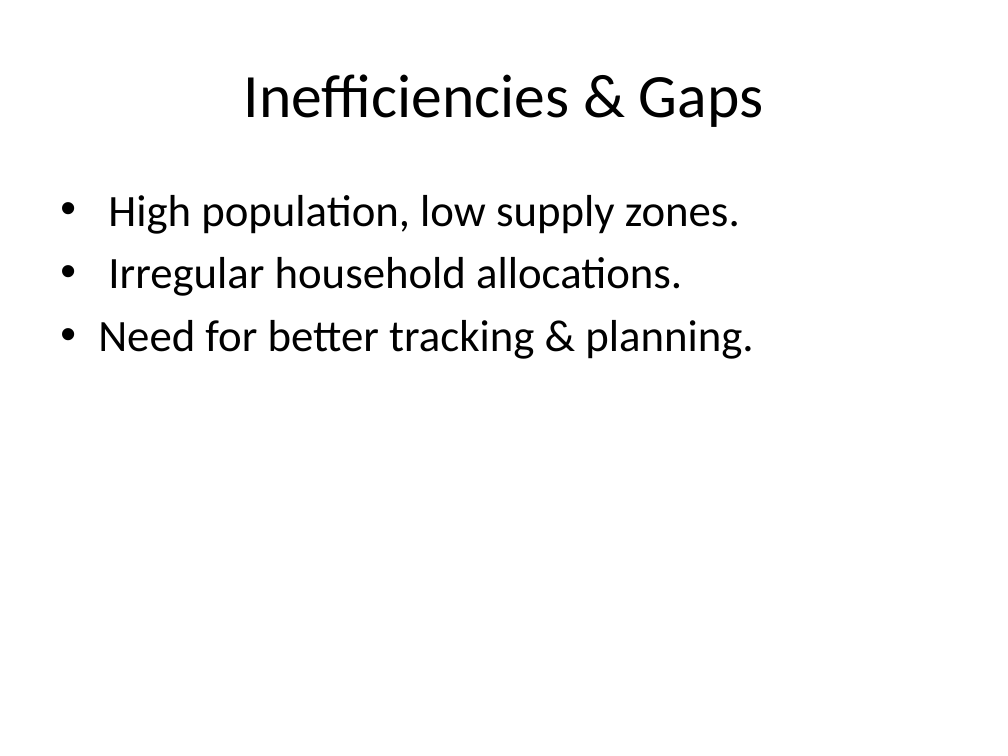
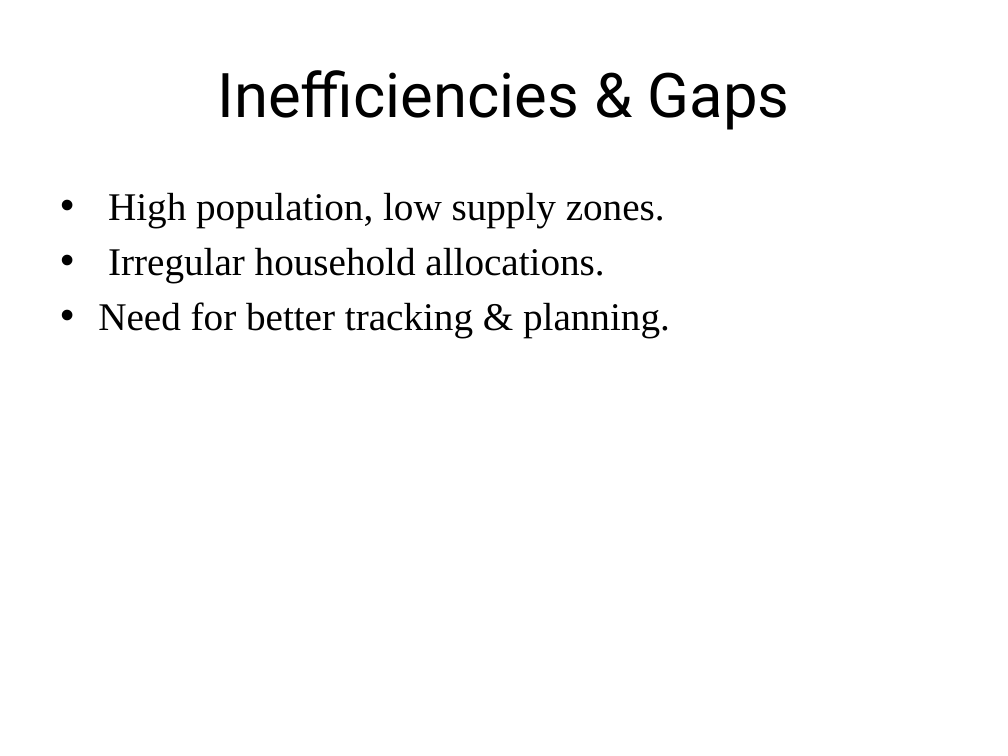
Before and after one commit to JavierWolvie/Data-Analytics, a slide deck: slide 11 of TABLEAU/Kakuma_Food_Distribution_Analysis_Presentation.pptx (slide 12 before the commit). Drawn at 1008x756 pixels with LibreOffice and Linux fonts; fonts in the diff are those of the drawing. Boxes give left, top, right and bottom in pixels: in the first picture for what was removed or moved away, otherwise in the second. Text is boxed around its words. In the diff, an @@ line names an element or a change of style, - is before the commit and + after.

```diff
--- a/TABLEAU/Kakuma_Food_Distribution_Analysis_Presentation.pptx
+++ b/TABLEAU/Kakuma_Food_Distribution_Analysis_Presentation.pptx
@@ title "Inefficiencies & Gaps" at (x1=218, y1=70, x2=790, y2=130): font Calibri to Roboto @@
@@ text "High population, low supply zones." at (x1=98, y1=192, x2=670, y2=338): size 32 to 28 pt, font Calibri to Times New Roman @@
```
Also in this commit, not shown: 10 other slides changed, 2 slides added, 3 slides removed.
